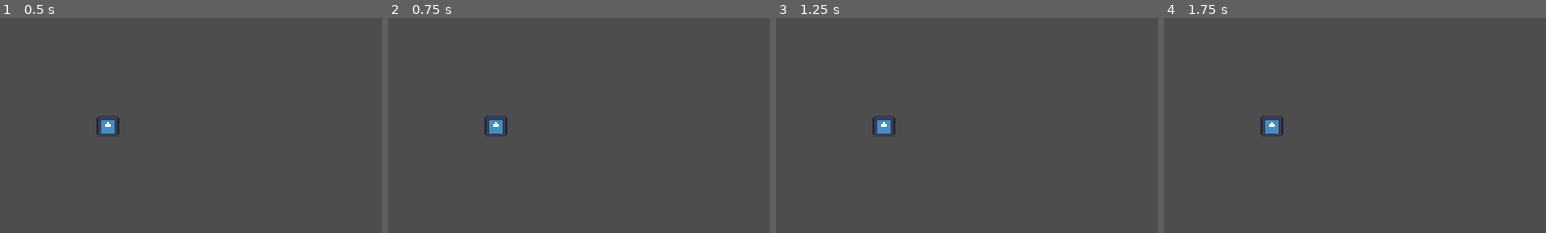
Above: before the commit, frames 1-4 (left to right).
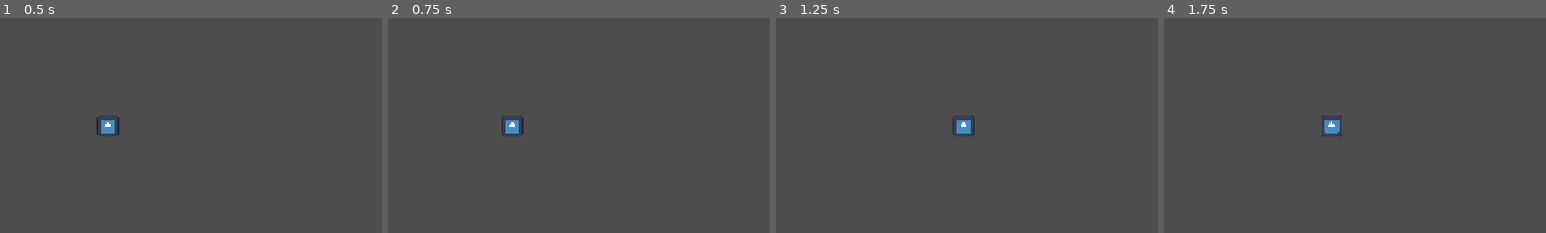
Above: after the commit, the same moments.

Repository: shanwinder/lastblade
Game: Godot game, scene res://scenes/main/Main.tscn
The game is run twice, just before and just after one commit, with the same random seed, the same clock (stepped at 60 frames per second) and the same inputs. The engine's default icon, where the game draws it, is replaced by a stand-in: a white triangle on a blue panel in a dark square.
Inputs:
- Up to frame 1 (0.5 s): no input
- Up to frame 2 (0.75 s): tap Enter at 0.5 s; hold Right (ui_right) from 0.53 s (still down); tap J (attack, bound only after the commit) at 0.6 s
- Up to frame 3 (1.25 s): keep holding Right (ui_right)
- Up to frame 4 (1.75 s): release Right (ui_right) at 1.28 s; hold Left (ui_left) from 1.28 s (still down); tap J (attack, bound only after the commit) at 1.35 s
The pictures show only the part of the screen within x 36-86%, y 25-75%; the shares and areas given below are measured in that part.

Frame 1 is identical in both runs. In frame 2, 0.5% of the frame differs, in the area x 25-36%, y 45-56%; in frame 3, 0.6%, in the area x 25-52%, y 45-56%; in frame 4, 0.6%.

Commit message:
Add Player script and attack input
Introduce a Player CharacterBody2D script (player.gd) implementing horizontal movement, sprite flipping, and a simple attack state with a 0.3s cooldown. Register the script on the main scene (Main.tscn) and add a project input mapping for the "attack" action (bound to the J key). Also add the script UID file (player.gd.uid).

Diff:
--- /dev/null
+++ b/last-blade-trial/player.gd
@@ -0,0 +1,32 @@
+extends CharacterBody2D
+
+@export var speed: float = 300.0
+
+var is_attacking: bool = false
+
+func _physics_process(delta: float) -> void:
+	var direction := Input.get_axis("ui_left", "ui_right")
+
+	if is_attacking:
+		velocity.x = 0
+	else:
+		velocity.x = direction * speed
+
+	velocity.y = 0
+
+	move_and_slide()
+
+	if direction != 0 and not is_attacking:
+		$Sprite2D.flip_h = direction < 0
+
+	if Input.is_action_just_pressed("attack") and not is_attacking:
+		attack()
+
+
+func attack() -> void:
+	is_attacking = true
+	print("Player Attack!")
+
+	await get_tree().create_timer(0.3).timeout
+
+	is_attacking = false
--- a/last-blade-trial/project.godot
+++ b/last-blade-trial/project.godot
@@ -20,6 +20,14 @@
 window/stretch/mode="canvas_items"
 window/stretch/aspect="expand"
 
+[input]
+
+attack={
+"deadzone": 0.2,
+"events": [Object(InputEventKey,"resource_local_to_scene":false,"resource_name":"","device":16,"window_id":0,"alt_pressed":false,"shift_pressed":false,"ctrl_pressed":false,"meta_pressed":false,"pressed":false,"keycode":0,"physical_keycode":74,"key_label":0,"unicode":0,"location":0,"echo":false,"script":null)
+]
+}
+
 [physics]
 
 3d/physics_engine="Jolt Physics"
--- a/last-blade-trial/scenes/main/Main.tscn
+++ b/last-blade-trial/scenes/main/Main.tscn
@@ -1,5 +1,6 @@
 [gd_scene format=3 uid="uid://7i1h2iabnsg4"]
 
+[ext_resource type="Script" uid="uid://bgn1t6o38flks" path="res://player.gd" id="1_nha0i"]
 [ext_resource type="Texture2D" uid="uid://7jrmvjfqe2ag" path="res://icon.svg" id="1_u1xfj"]
 
 [sub_resource type="RectangleShape2D" id="RectangleShape2D_nha0i"]
@@ -9,6 +10,7 @@
 
 [node name="Player" type="CharacterBody2D" parent="." unique_id=1479619094]
 position = Vector2(576, 324)
+script = ExtResource("1_nha0i")
 
 [node name="Sprite2D" type="Sprite2D" parent="Player" unique_id=322533980]
 scale = Vector2(0.25, 0.25)
Not shown, added: last-blade-trial/player.gd.uid
